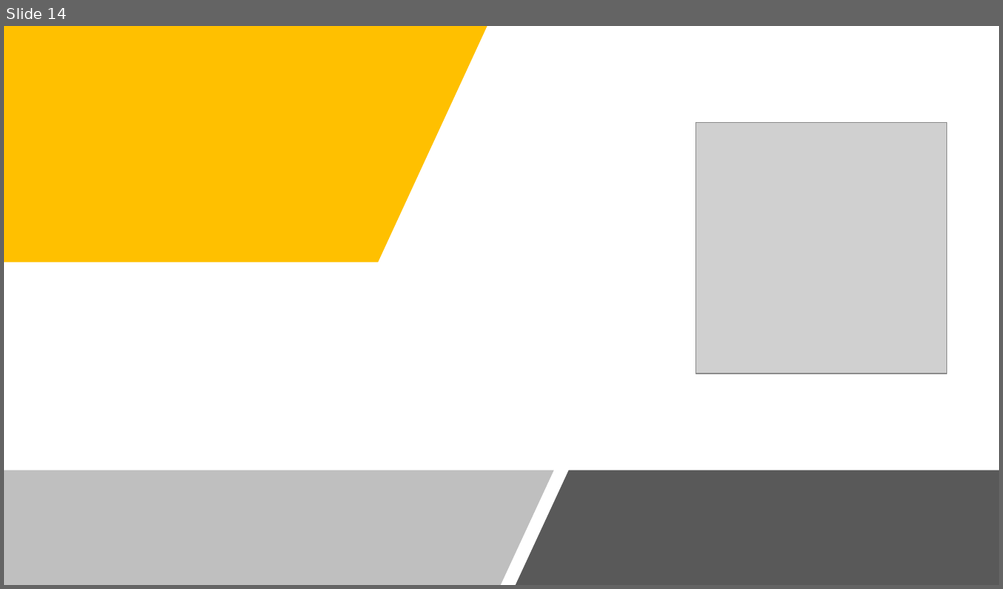
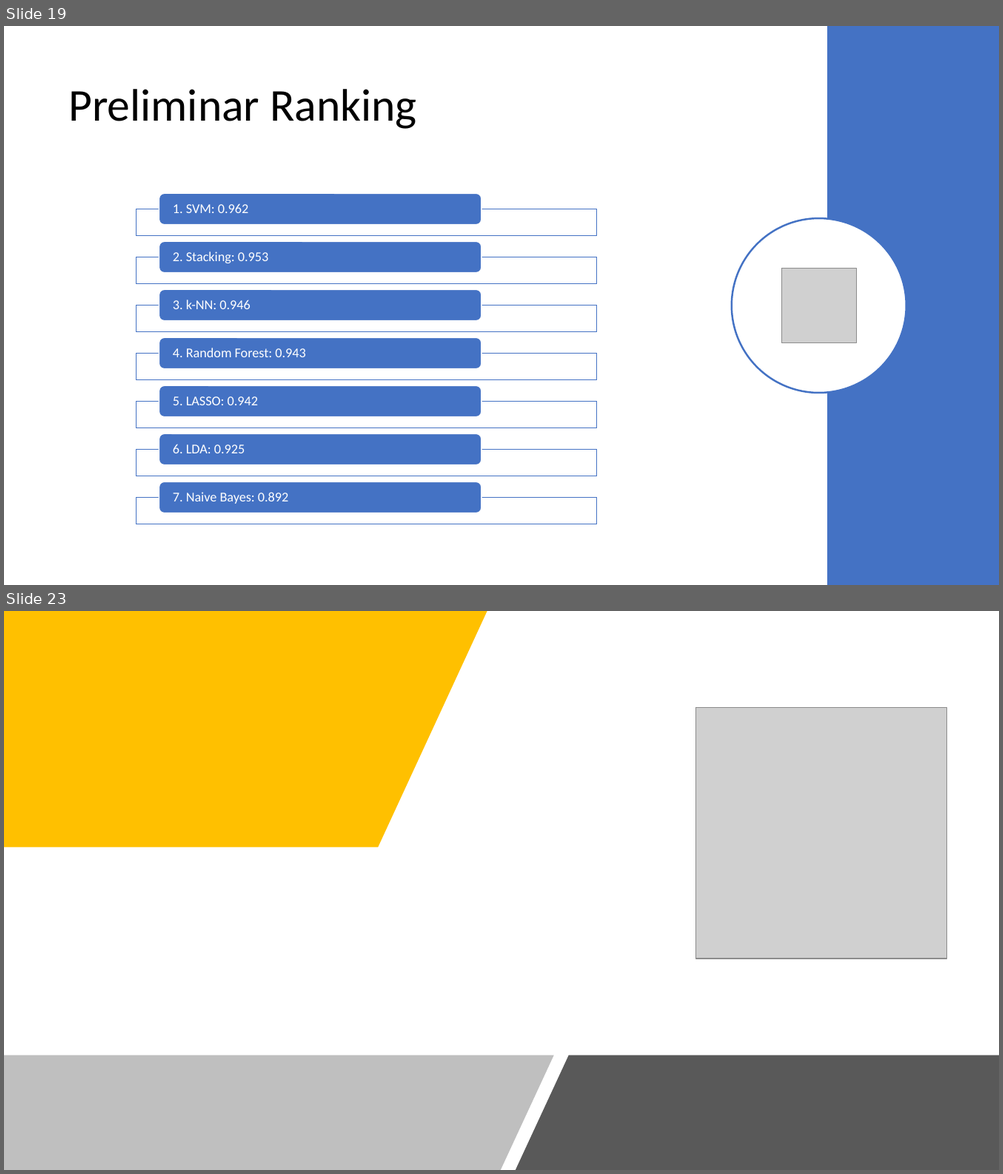
Before and after one commit to cerniello/WalkingPatternClassification_SL, a slide deck: Presentation Group 13.pptx. Shown one above the other, each under a label of ours: slide 14 before the commit, slides 19 and 23 after it; the slides between them are not shown. The pictures are 1003x589 and 1003x1174 pixels, drawn with LibreOffice and Linux fonts; fonts in the diff are those of the drawing; grey boxes stand for pictures. Boxes give left, top, right and bottom in pixels: in the first picture for what was removed or moved away, otherwise in the second. Text is boxed around its words. In the diff, an @@ line names an element or a change of style, - is before the commit and + after.

```diff
--- a/Presentation Group 13.pptx
+++ b/Presentation Group 13.pptx
@@ slide 19 added at (x1=4, y1=26, x2=999, y2=585), background #FFFFFF @@
@@ rectangle added at (x1=827, y1=26, x2=999, y2=585), fill #4472C4 @@
@@ title added at (x1=68, y1=89, x2=417, y2=129), 44 pt, text #000000 @@
+Preliminar Ranking
@@ ellipse added at (x1=731, y1=218, x2=906, y2=393), fill #FFFFFF, outline #4472C4 1.75 pt @@
@@ picture added at (x1=782, y1=269, x2=856, y2=343) @@
@@ group added at (x1=136, y1=194, x2=597, y2=525): 7 rectangles, 7 rounded rectangles, 7 texts @@
+1. SVM: 0.962
+2. Stacking: 0.953
+3. k-NN: 0.946
+4. Random Forest: 0.943
+5. LASSO: 0.942
+6. LDA: 0.925
+7. Naive Bayes: 0.892
@@ what was slide 14 is now slide 23 @@
```
Also in this commit, not shown: 1 slide changed, 16 other slides added, 8 slides removed.
